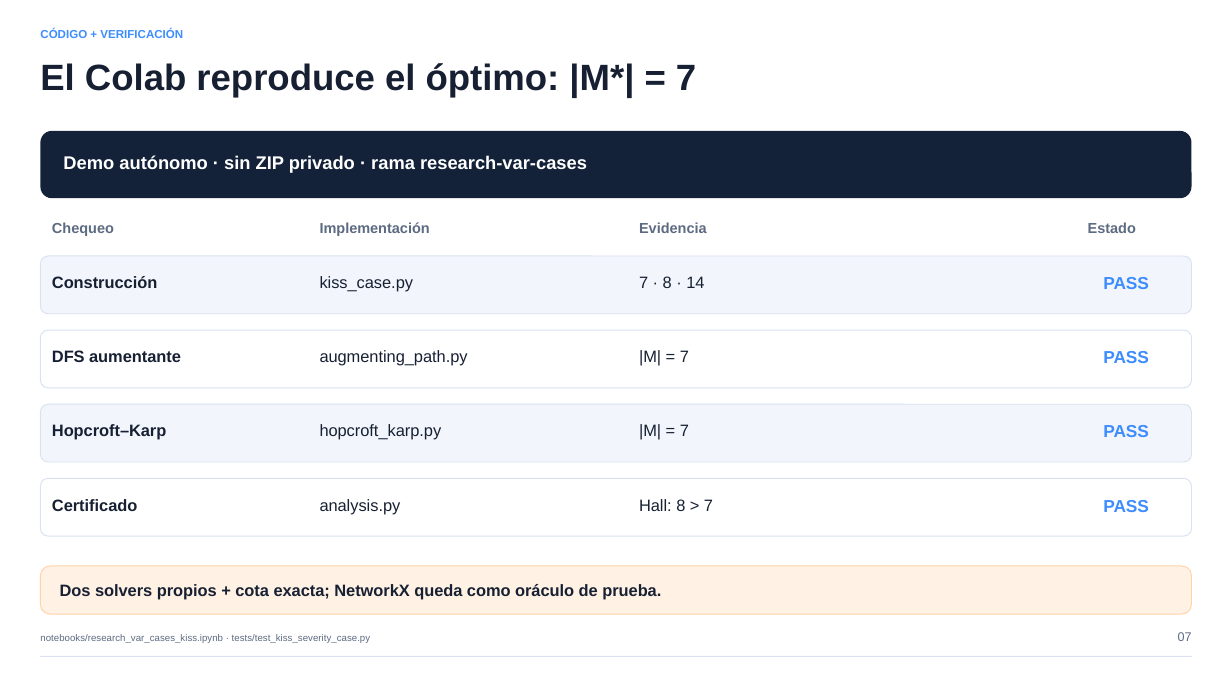
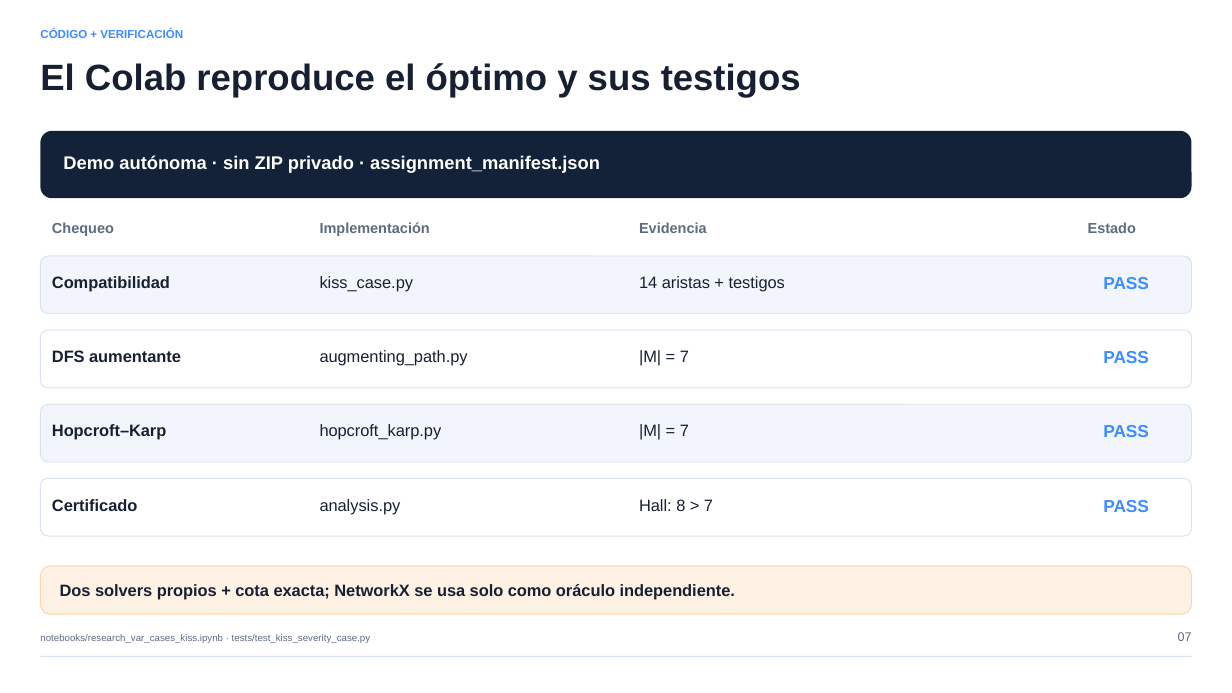
Before and after one commit to llabans/grafos-LLM, a slide deck: slide 7 of outputs/proyecto_final_KISS_research_var_cases.pptx. Drawn at 1232x693 pixels with LibreOffice and Linux fonts; fonts in the diff are those of the drawing. Boxes give left, top, right and bottom in pixels: in the first picture for what was removed or moved away, otherwise in the second. Text is boxed around its words. In the diff, an @@ line names an element or a change of style, - is before the commit and + after.

```diff
--- a/outputs/proyecto_final_KISS_research_var_cases.pptx
+++ b/outputs/proyecto_final_KISS_research_var_cases.pptx
@@ text at (x1=40, y1=63, x2=801, y2=97): text changed @@
-El Colab reproduce el óptimo: |M*| = 7
+El Colab reproduce el óptimo y sus testigos
@@ text at (x1=63, y1=155, x2=600, y2=173): text changed @@
-Demo autónomo · sin ZIP privado · rama research-var-cases
+Demo autónoma · sin ZIP privado · assignment_manifest.json
@@ text at (x1=52, y1=276, x2=170, y2=292): text changed @@
-Construcción
+Compatibilidad
@@ text at (x1=639, y1=276, x2=785, y2=292): text changed @@
-7 · 8 · 14
+14 aristas + testigos
@@ text at (x1=60, y1=584, x2=735, y2=600): text changed @@
-Dos solvers propios + cota exacta; NetworkX queda como oráculo de prueba.
+Dos solvers propios + cota exacta; NetworkX se usa solo como oráculo independiente.
```
Also in this commit, not shown: 8 other slides changed, 46 other files.
